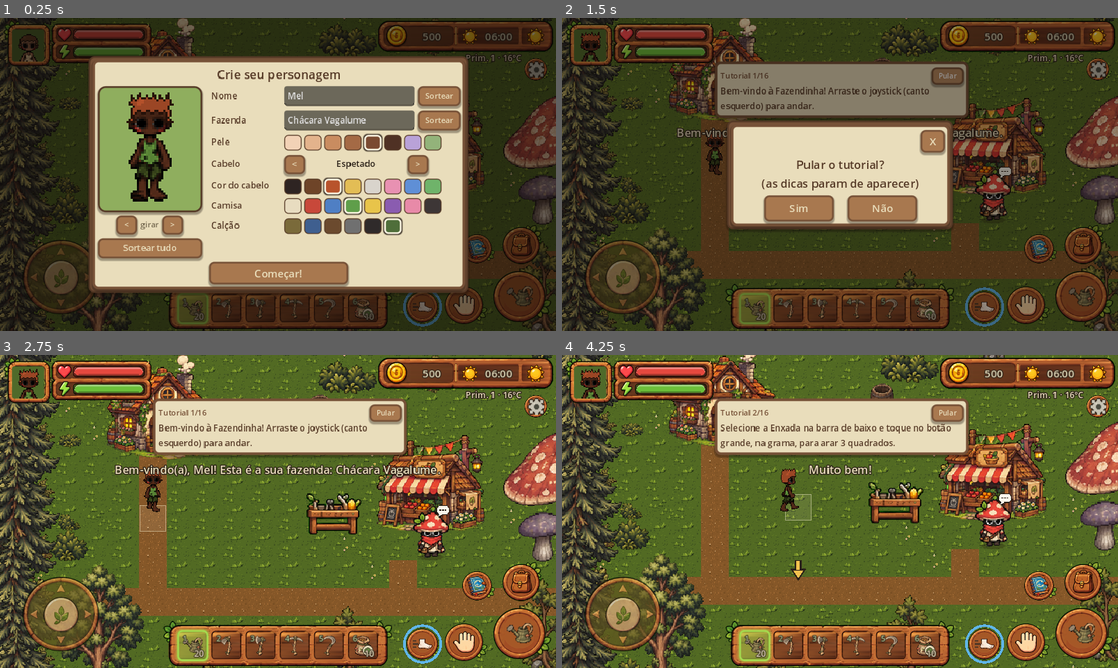
Above: before the commit, frames 1-4 (two rows, left to right).
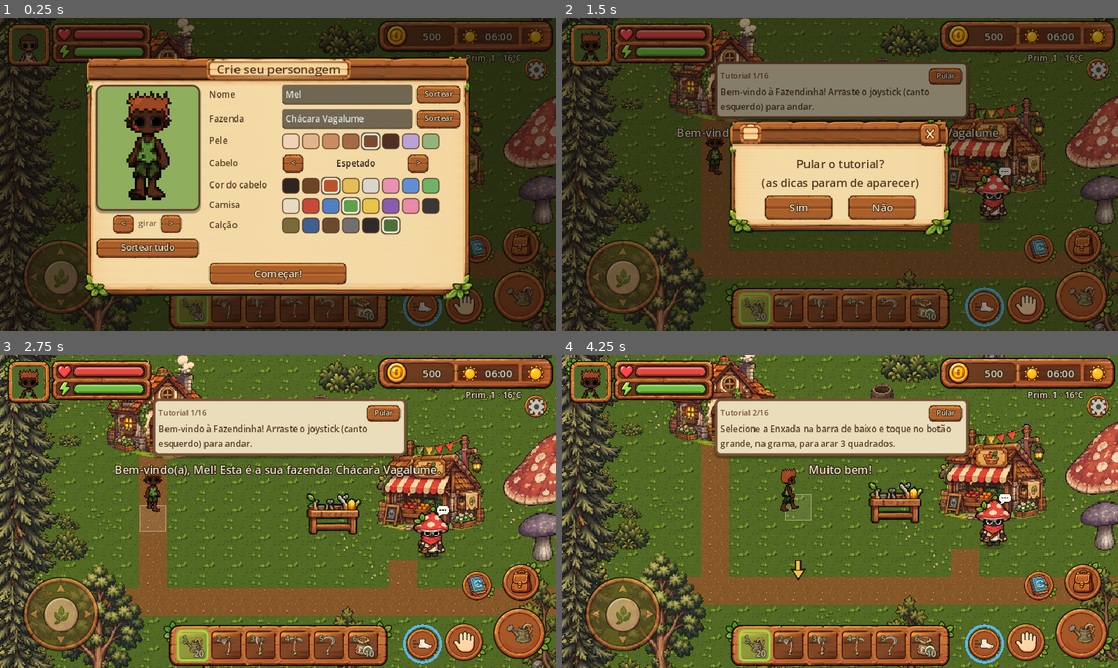
Above: after the commit, the same moments.

Repository: kyoubuerickfreitas-ux/fazendinha-fantastica
Game: Godot game, scene res://scenes/main.tscn
Two runs of this game, one before a commit and one after it. Both use one fixed random seed, a clock stepped at 60 frames per second and the inputs below.
Inputs (mouse positions are in pixels of both pictures, inside the frame that each line leads up to):
- Up to frame 1 (0.25 s): no input
- Up to frame 2 (1.5 s): click "Começar!" at 0.5 s; click "Pular" at 1.25 s
- Up to frame 3 (2.75 s): click (372, 477) at 2 s, where only the run before the commit has a clickable "X"
- Up to frame 4 (4.25 s): move the mouse to (962, 495) at 2.77 s; hold D (move_right) 2.78-3.5 s; hold E (interact) 2.78-3.5 s; click (962, 495) at 2.92 s; drag from (728, 527) to (812, 574) at 3.52 s

The runs differ from the first frame. In frame 1, 26% of the frame differs, in the area x 15-86%, y 12-90%; in frame 2, 11%; in frame 3, 1.2%; in frame 4, 1.4%.

Commit message:
Janelas no estilo novo: moldura de madeira e pergaminho, título, X e botões de madeira
- tools/import_windows.py recorta da janela de Opções do modelo (assets/source/ui_windows.png) a moldura
  esticável, a plaquinha do título, o X, os botões de madeira (e o vermelho) e a bolinha do controle
- Todas as janelas usam a moldura; botões do jogo viram tábuas de madeira; "Novo jogo" fica vermelho
- Controles de volume verdes com a bolinha; espaços da mochila em madeira escura
- Ícones de clima, casa e barraca já vieram nos commits anteriores

Co-Authored-By: Claude Opus 5.5 <noreply@anthropic.com>
Claude-Session: https://claude.ai/code/session_01K8smMkd41S9KsmfWVPtWCG

Diff:
--- a/scripts/ui/character_creator.gd
+++ b/scripts/ui/character_creator.gd
@@ -24,18 +24,21 @@
 		_look = PlayerLook.random_look()
 
 	var outer := PanelContainer.new()
-	outer.add_theme_stylebox_override("panel", UIStyle.wood_panel())
+	outer.add_theme_stylebox_override("panel", UIStyle.window_frame())
 	outer.set_anchors_preset(Control.PRESET_CENTER)
 	outer.grow_horizontal = Control.GROW_DIRECTION_BOTH
 	outer.grow_vertical = Control.GROW_DIRECTION_BOTH
 	add_child(outer)
 	var panel := PanelContainer.new()
+	panel.add_theme_stylebox_override("panel", StyleBoxEmpty.new())
 	outer.add_child(panel)
 	var root := VBoxContainer.new()
 	root.add_theme_constant_override("separation", 4)
 	panel.add_child(root)
 	var title := UIStyle.label("Crie seu personagem" if first_time else "Aparência e nomes", 14, UIStyle.WOOD_DARK)
 	title.horizontal_alignment = HORIZONTAL_ALIGNMENT_CENTER
+	title.add_theme_stylebox_override("normal", UIStyle.title_plate())    # plaquinha em cima da viga
+	title.size_flags_horizontal = Control.SIZE_SHRINK_CENTER
 	root.add_child(title)
 
 	var cols := HBoxContainer.new()
--- a/scripts/ui/hud.gd
+++ b/scripts/ui/hud.gd
@@ -383,28 +383,39 @@
 	shade.visible = false
 	_root.add_child(shade)
 
+	# moldura da arte (tools/import_windows.py): o título e o X ficam em cima da viga de madeira
 	var outer := PanelContainer.new()
-	outer.add_theme_stylebox_override("panel", UIStyle.wood_panel())
+	outer.add_theme_stylebox_override("panel", UIStyle.window_frame())
 	outer.custom_minimum_size = min_size
 	outer.set_anchors_preset(Control.PRESET_CENTER)
 	outer.grow_horizontal = Control.GROW_DIRECTION_BOTH
 	outer.grow_vertical = Control.GROW_DIRECTION_BOTH
 	shade.add_child(outer)
 	var panel := PanelContainer.new()
+	panel.add_theme_stylebox_override("panel", StyleBoxEmpty.new())
 	outer.add_child(panel)
 	var v := VBoxContainer.new()
 	panel.add_child(v)
 
 	var header := HBoxContainer.new()
-	var t := UIStyle.label(title, 15, UIStyle.WOOD_DARK)
-	t.size_flags_horizontal = Control.SIZE_EXPAND_FILL
+	var t := UIStyle.label(title, 13, UIStyle.WOOD_DARK)
+	t.add_theme_stylebox_override("normal", UIStyle.title_plate())
+	t.size_flags_vertical = Control.SIZE_SHRINK_CENTER
 	header.add_child(t)
+	var gap := Control.new()
+	gap.size_flags_horizontal = Control.SIZE_EXPAND_FILL
+	header.add_child(gap)
 	var close := Button.new()
-	close.text = "X"
-	close.custom_minimum_size = Vector2(28, 24)
+	close.text = ""
+	close.custom_minimum_size = Vector2(26, 30)
+	for st in [["normal", Color.WHITE], ["hover", Color(1.1, 1.1, 1.1)], ["pressed", Color(0.82, 0.78, 0.74)]]:
+		close.add_theme_stylebox_override(st[0], UIStyle.close_box(st[1]))
 	close.pressed.connect(close_panel)
 	header.add_child(close)
 	v.add_child(header)
+	var below := Control.new()          # espaço entre a viga e o pergaminho
+	below.custom_minimum_size = Vector2(0, 2)
+	v.add_child(below)
 	return [shade, v]
 
 
@@ -1526,7 +1537,7 @@
 	v.add_child(tut)
 	var reset := Button.new()
 	reset.text = "Novo jogo (apaga o progresso)"
-	reset.add_theme_color_override("font_color", Color("8e3f2b"))
+	UIStyle.make_red(reset)
 	reset.pressed.connect(func():
 		close_panel()
 		ask("Começar um jogo novo?\nTodo o progresso salvo será apagado.", func(): new_game_requested.emit()))
--- a/scripts/ui/item_slot.gd
+++ b/scripts/ui/item_slot.gd
@@ -55,12 +55,22 @@
 			sb.shadow_size = 3
 			draw_style_box(sb, r.grow(1))
 	else:
-		var bg := UIStyle.SLOT_BG
-		draw_rect(r, UIStyle.WOOD_DARK)
-		draw_rect(r.grow(-2), UIStyle.WOOD_LIGHT if selected else UIStyle.WOOD)
-		draw_rect(r.grow(-4), bg)
+		# espaço da mochila: quadradinho de madeira escura (como no modelo das janelas)
+		var sb := StyleBoxFlat.new()
+		sb.bg_color = Color("5b3a22")
+		sb.set_border_width_all(2)
+		sb.border_color = Color("3b2414")
+		sb.set_corner_radius_all(4)
+		sb.border_width_top = 3
+		draw_style_box(sb, r)
+		draw_line(Vector2(4, r.size.y - 3), Vector2(r.size.x - 4, r.size.y - 3), Color("6f4a2c"), 1.0)
 		if selected:
-			draw_rect(r.grow(-1), UIStyle.GREEN_LIGHT, false, 2.0)
+			var hl := StyleBoxFlat.new()
+			hl.draw_center = false
+			hl.set_border_width_all(2)
+			hl.border_color = Color("a6dc4f")
+			hl.set_corner_radius_all(5)
+			draw_style_box(hl, r.grow(1))
 	if marked:
 		draw_rect(r.grow(-1), Color("f2d16b"), false, 2.0)
 
--- a/scripts/ui/ui_style.gd
+++ b/scripts/ui/ui_style.gd
@@ -25,6 +25,49 @@
 	return s
 
 
+# ------------------------------------------------------------------ arte das janelas (tools/import_windows.py)
+const WIN := "res://assets/sprites/ui/win/"
+
+
+static func tex_box(path: String, margins: Array, content: Array, modulate := Color.WHITE) -> StyleBoxTexture:
+	var s := StyleBoxTexture.new()
+	s.texture = load(path)
+	s.texture_margin_left = margins[0]
+	s.texture_margin_top = margins[1]
+	s.texture_margin_right = margins[2]
+	s.texture_margin_bottom = margins[3]
+	s.content_margin_left = content[0]
+	s.content_margin_top = content[1]
+	s.content_margin_right = content[2]
+	s.content_margin_bottom = content[3]
+	s.modulate_color = modulate
+	return s
+
+
+## Moldura das janelas: viga de madeira em cima (onde ficam o título e o X), pergaminho e folhinhas.
+static func window_frame() -> StyleBoxTexture:
+	return tex_box(WIN + "frame.png", [28, 42, 28, 30], [14, 7, 14, 16])
+
+
+## Plaquinha creme do título da janela.
+static func title_plate() -> StyleBoxTexture:
+	return tex_box(WIN + "title.png", [14, 6, 14, 6], [12, 3, 12, 4])
+
+
+static func close_box(modulate := Color.WHITE) -> StyleBoxTexture:
+	return tex_box(WIN + "close.png", [0, 0, 0, 0], [0, 0, 0, 0], modulate)
+
+
+## Botão de madeira (red = vermelho, para ações perigosas como "Novo jogo").
+static func wood_button(red := false, modulate := Color.WHITE) -> StyleBoxTexture:
+	return tex_box(WIN + ("button_red.png" if red else "button.png"), [10, 8, 10, 8], [10, 4, 10, 5], modulate)
+
+
+static func make_red(b: Button) -> void:
+	for st in [["normal", Color.WHITE], ["hover", Color(1.1, 1.1, 1.1)], ["pressed", Color(0.85, 0.82, 0.8)]]:
+		b.add_theme_stylebox_override(st[0], wood_button(true, st[1]))
+
+
 static func wood_panel() -> StyleBoxFlat:
 	var s := panel(WOOD, WOOD_DARK, 2, 6)
 	s.set_content_margin_all(4)
@@ -36,19 +79,29 @@
 	t.default_font_size = 12
 	t.set_color("font_color", "Label", INK)
 
-	var btn := panel(WOOD_LIGHT, WOOD, 2, 5)
-	btn.set_content_margin_all(4)
-	btn.content_margin_left = 8
-	btn.content_margin_right = 8
-	var btn_h := btn.duplicate() as StyleBoxFlat
-	btn_h.bg_color = Color("b98a5f")
-	var btn_p := btn.duplicate() as StyleBoxFlat
-	btn_p.bg_color = WOOD
-	var btn_d := btn.duplicate() as StyleBoxFlat
-	btn_d.bg_color = Color("bfae8c")
-	btn_d.border_color = EARTH
-	for st in [["normal", btn], ["hover", btn_h], ["pressed", btn_p], ["disabled", btn_d], ["focus", StyleBoxEmpty.new()]]:
-		t.set_stylebox(st[0], "Button", st[1])
+	for st in [["normal", Color.WHITE], ["hover", Color(1.1, 1.08, 1.05)], ["pressed", Color(0.82, 0.78, 0.74)],
+			["disabled", Color(0.72, 0.66, 0.6, 0.8)]]:
+		t.set_stylebox(st[0], "Button", wood_button(false, st[1]))
+	t.set_stylebox("focus", "Button", StyleBoxEmpty.new())
+	t.set_color("font_outline_color", "Button", Color("3b2414"))
+	t.set_constant("outline_size", "Button", 3)
+	# controle deslizante: trilho marrom, parte cheia verde e a bolinha de madeira
+	var track := StyleBoxFlat.new()
+	track.bg_color = Color("8a5a3a")
+	track.set_corner_radius_all(4)
+	track.set_border_width_all(1)
+	track.border_color = Color("3b2414")
+	track.content_margin_top = 3
+	track.content_margin_bottom = 3
+	var full := track.duplicate() as StyleBoxFlat
+	full.bg_color = Color("6aa83a")
+	full.border_color = Color("2f4f1a")
+	t.set_stylebox("slider", "HSlider", track)
+	t.set_stylebox("grabber_area", "HSlider", full)
+	t.set_stylebox("grabber_area_highlight", "HSlider", full)
+	var knob: Texture2D = load(WIN + "knob.png")
+	t.set_icon("grabber", "HSlider", knob)
+	t.set_icon("grabber_highlight", "HSlider", knob)
 	t.set_color("font_color", "Button", CREAM)
 	t.set_color("font_hover_color", "Button", Color.WHITE)
 	t.set_color("font_pressed_color", "Button", CREAM)
Binary file added: assets/sprites/ui/win/button.png
Not shown, added: assets/sprites/ui/win/button.png.import
Binary file added: assets/sprites/ui/win/button_red.png
Not shown, added: assets/sprites/ui/win/button_red.png.import
Binary file added: assets/sprites/ui/win/close.png
Not shown, added: assets/sprites/ui/win/close.png.import
Binary file added: assets/sprites/ui/win/frame.png
Not shown, added: assets/sprites/ui/win/frame.png.import
Binary file added: assets/sprites/ui/win/knob.png
Not shown, added: assets/sprites/ui/win/knob.png.import
Binary file added: assets/sprites/ui/win/title.png
Not shown, added: assets/sprites/ui/win/title.png.import
(and 1 more such lines)
